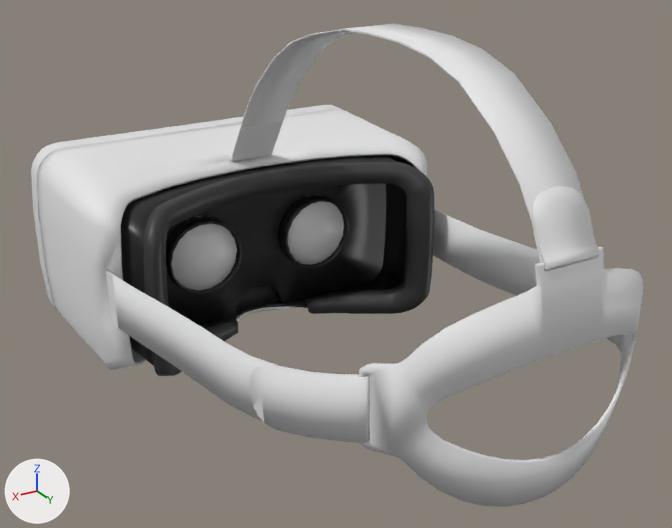
The FBX model Runtime/Models/HMD_Generic.fbx as it was, and as the next commit left it.
The view is the same before and after, from a 50 mm camera at (0.201, 0.399, 0.184) aimed at (0.004, 0.07, 0.02). The axes (+X, +Y, +Z) are drawn at lower left. The lights are the same throughout. Where no turn or scale is listed for an object, it has been applied to the vertices.

The first picture shows 'Case', 'Faceplate', 'FoamMask', 'LensL', 'LensR', 'Lensplate', 'LightShield', 'StrapConnector', 'StrapL', 'StrapR', 'StrapTop'.
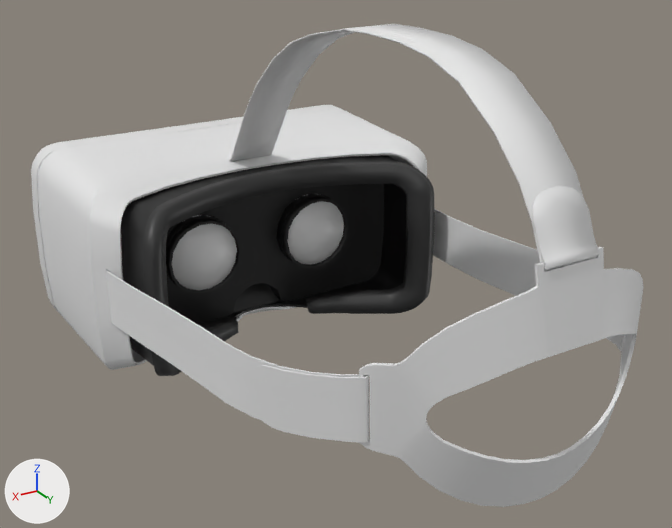
The newer file is also turned or shifted as a whole; pictures and numbers use the older file's frame.

Edits to the scene script, one JSON object a line:
```json
{"op": "add", "block": "mat_strap", "code": ["mat_strap = principled_material('Strap')", "mat_strap.base_color = (0.8, 0.8, 0.8)  # white #e7e7e7"]}
{"block": "me_strapl", "where": "# used by ob_strapl; location = (0.0, 0.0, 0.0)"}
{"op": "remove", "block": "me_strapl", "code": "me_strapl.from_pydata(...)  # 138 vertices, 272 faces; spans x 0.058..0.09, y 0.007..0.184, z -0.013..0.036"}
{"op": "remove", "block": "me_strapl", "code": "me_strapl.materials.append(mat_whiteplastic)  # white #e7e7e7"}
{"op": "add", "block": "me_strapl", "code": "me_strapl.from_pydata(...)  # 138 vertices, 153 faces; spans x 0.058..0.09, y 0.007..0.184, z -0.013..0.036"}
{"block": "me_strapl", "change": "me_strapl part 3"}
{"block": "me_strapl", "change": "238 faces are deleted"}
{"block": "me_strapl", "change": "119 new faces join them"}
{"block": "me_strapl", "change": "me_strapl part 4: the surface is now shaded flat"}
{"op": "add", "block": "me_strapl", "code": "me_strapl.materials.append(mat_strap)  # white #e7e7e7"}
{"block": "me_strapr", "where": "# used by ob_strapr; location = (0.0, 0.0, 0.0)"}
{"op": "remove", "block": "me_strapr", "code": "me_strapr.from_pydata(...)  # 132 vertices, 260 faces; spans x -0.09..-0.058, y 0.007..0.184, z -0.013..0.036"}
{"op": "remove", "block": "me_strapr", "code": "me_strapr.materials.append(mat_whiteplastic)  # white #e7e7e7"}
{"op": "add", "block": "me_strapr", "code": "me_strapr.from_pydata(...)  # 132 vertices, 145 faces; spans x -0.09..-0.058, y 0.007..0.184, z -0.013..0.036"}
{"block": "me_strapr", "change": "me_strapr part 1"}
{"block": "me_strapr", "change": "232 faces are deleted"}
{"block": "me_strapr", "change": "117 new faces join them"}
{"block": "me_strapr", "change": "me_strapr part 2: the surface is now shaded flat"}
{"op": "add", "block": "me_strapr", "code": "me_strapr.materials.append(mat_strap)  # white #e7e7e7"}
{"block": "me_case", "where": "me_case.from_pydata(...)  # 403 vertices, 801 faces; spans x -0.098..0.098, y -0.074..0.014, z -0.05..0.049"}
{"block": "me_case", "where": "# used by ob_case; location = (0.0, 0.0, 0.0)"}
{"block": "me_case", "change": "me_case part 7: its shading normals changed"}
{"block": "me_lensplate", "where": "# used by ob_lensplate; location = (0.0, 0.0, 0.0)"}
{"op": "remove", "block": "me_lensplate", "code": "me_lensplate.from_pydata(...)  # 391 vertices, 627 faces; spans x -0.084..0.084, y -0.039..-0.01, z -0.043..0.044"}
{"op": "add", "block": "me_lensplate", "code": "me_lensplate.from_pydata(...)  # 390 vertices, 400 faces; spans x -0.084..0.084, y -0.038..-0.01, z -0.043..0.044"}
{"block": "me_lensplate", "change": "me_lensplate part 5: 51 vertices moved from x -0.023..0.084, y -0.039..-0.018, z -0.04..0.044 to x -0.023..0.084, y -0.02, z -0.04..0.044; 218 vertices removed from x -0.084..0.084, y -0.039..-0.018, z -0.043..0.044; 217 vertices added at x -0.084..0.084, y -0.038..-0.02, z -0.043..0.044"}
{"block": "me_strapconnector", "where": "# used by ob_strapconnector; location = (0.0, 0.0, 0.0)"}
{"op": "remove", "block": "me_strapconnector", "code": "me_strapconnector.from_pydata(...)  # 548 vertices, 1108 faces; spans x -0.0624..0.0624, y 0.1798..0.2125, z -0.0214..0.0719"}
{"op": "add", "block": "me_strapconnector", "code": "me_strapconnector.from_pydata(...)  # 548 vertices, 727 faces; spans x -0.0624..0.0624, y 0.1798..0.2125, z -0.0214..0.0719"}
{"block": "me_strapconnector", "change": "me_strapconnector part 6: the surface is now shaded flat"}
```

Location of each change, [x1, y1, x2, y2] in pixels of the pictures (672 x 528 px):
```json
{"object": "Lensplate", "change": "reshaped", "before": [166, 155, 389, 325], "after": [166, 184, 384, 324]}
{"part": 1, "of": "me_strapr", "change": "cut back", "before": [434, 209, 626, 351], "after": [434, 209, 626, 351]}
{"part": 3, "of": "me_strapl", "change": "cut back", "before": [106, 270, 369, 443], "after": [106, 270, 369, 443]}
```
